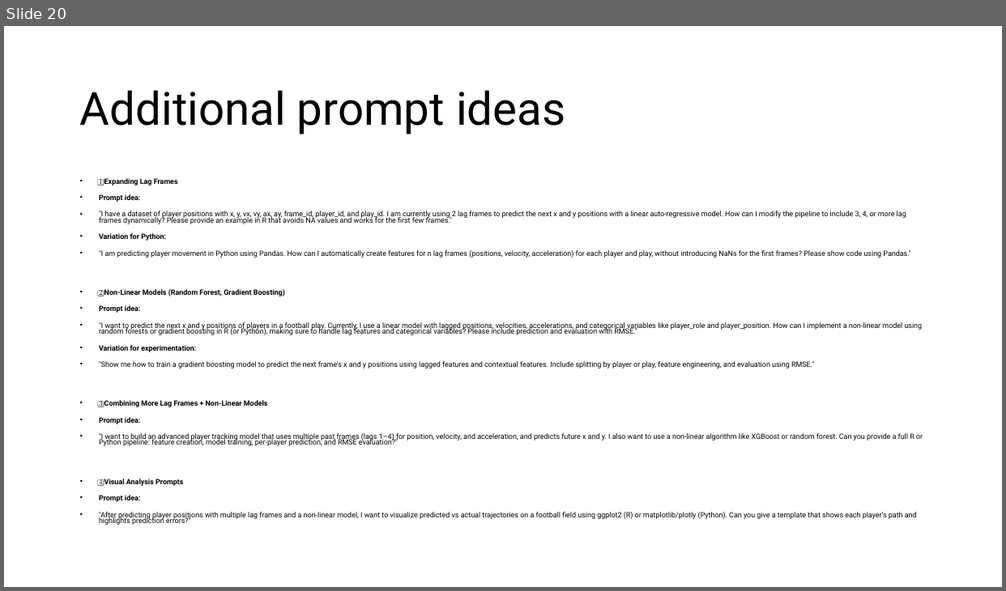
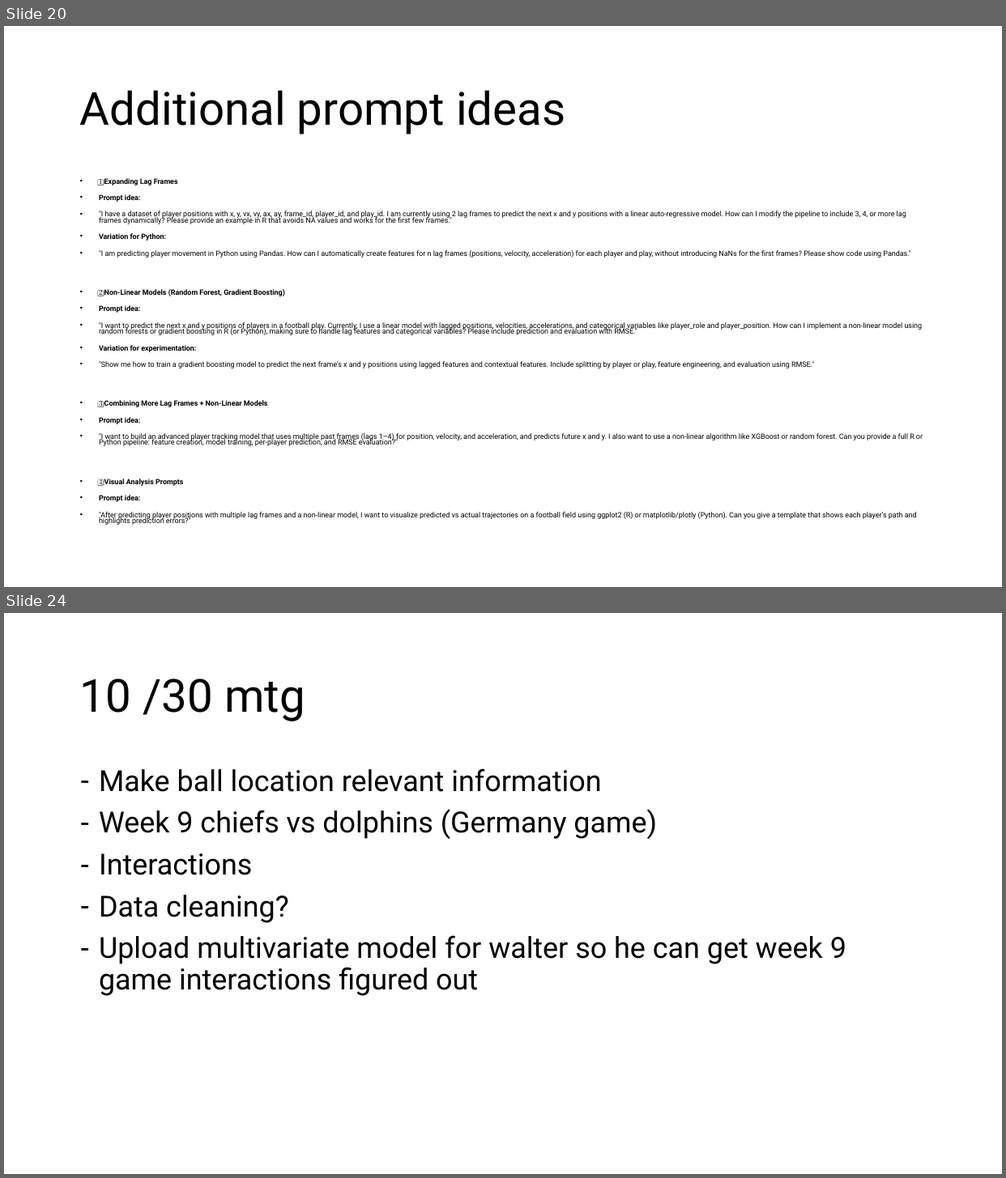
Before and after one commit to mfaulconer/NFL-Big-Data-Bowl-2026, a slide deck: nfl_progress.pptx. Shown one above the other, each under a label of ours: slide 20 before the commit, slides 20 and 24 after it; the slides between them are not shown. The pictures are 1006x591 and 1006x1178 pixels, drawn with LibreOffice and Linux fonts; fonts in the diff are those of the drawing. Boxes give left, top, right and bottom in pixels: in the first picture for what was removed or moved away, otherwise in the second. Text is boxed around its words. In the diff, an @@ line names an element or a change of style, - is before the commit and + after.

```diff
--- a/nfl_progress.pptx
+++ b/nfl_progress.pptx
@@ slide 24 added at box(4, 613, 1002, 1174), background #FFFFFF @@
@@ title added at box(80, 679, 305, 722), 44 pt, text #000000 @@
+10 /30 mtg
@@ text added at box(99, 769, 846, 996), 28 pt, text #000000 @@
+– Make ball location relevant information
+– Week 9 chiefs vs dolphins (Germany game)
+– Interactions
+– Data cleaning?
+– Upload multivariate model for walter so he can get week 9 game interactions figured out
```
Also in this commit, not shown: 1 slide changed, 2 other slides added, 16 other files.
